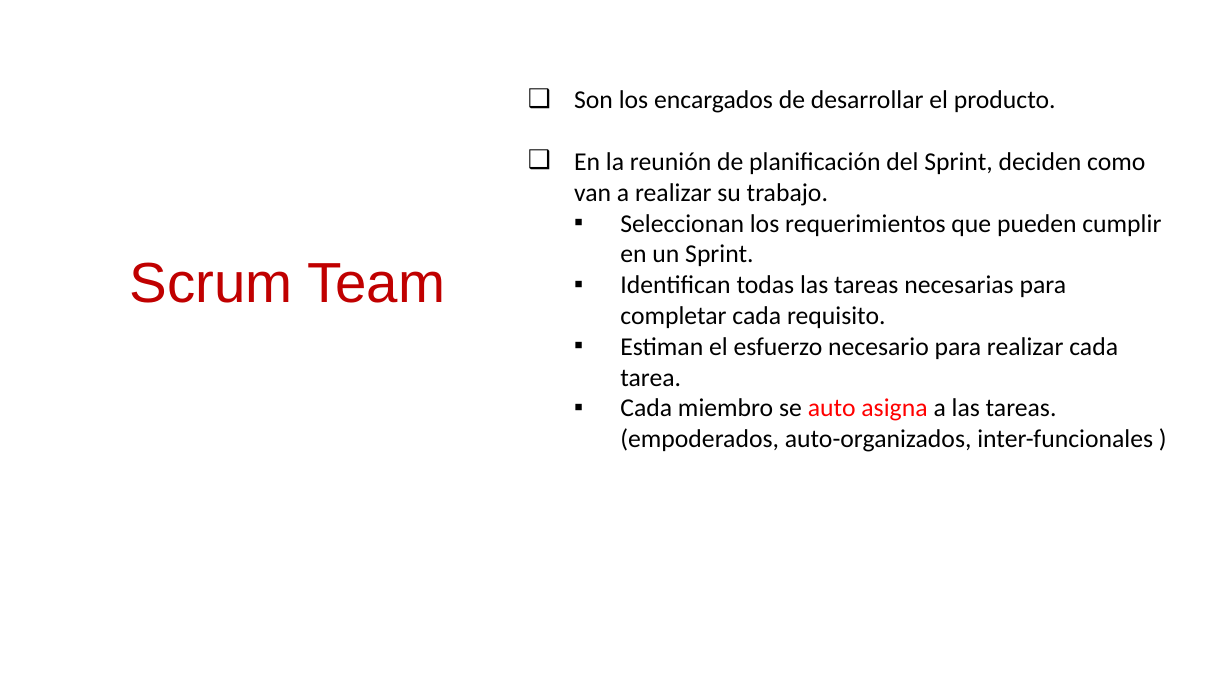
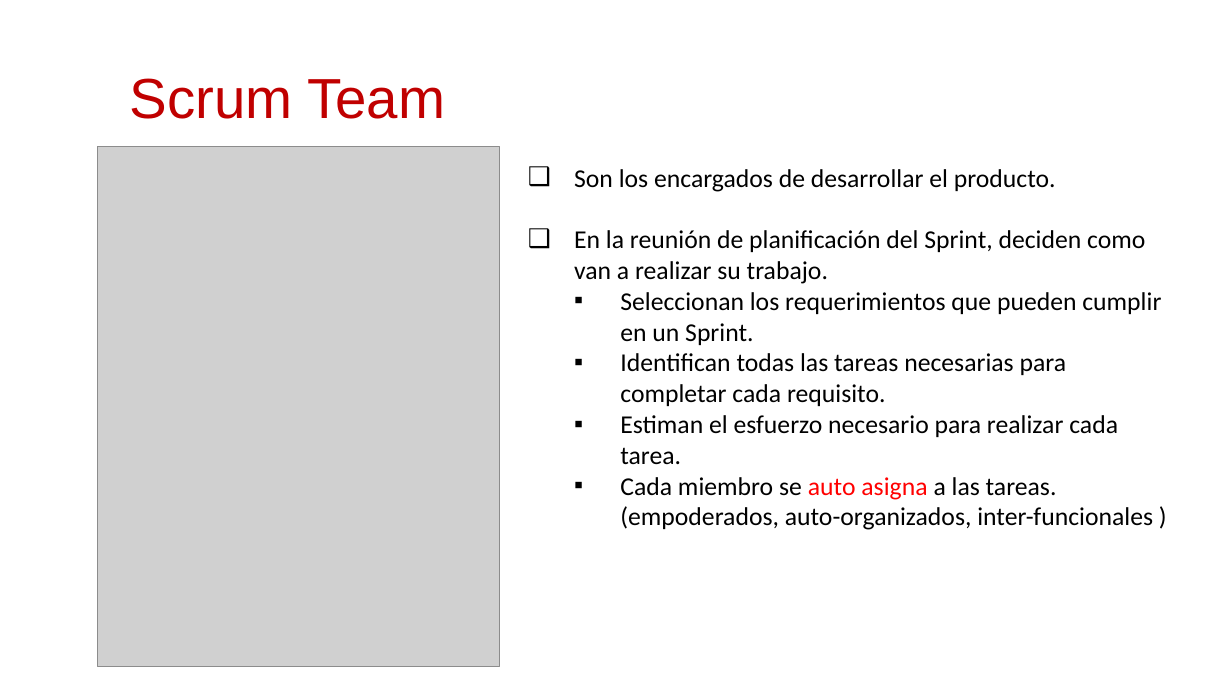
Before and after one commit to daniiel/cursos, a slide deck: slide 41 of Scrum/introduccion a scrum.pptx (slide 43 before the commit). Drawn at 1232x693 pixels with LibreOffice and Linux fonts; fonts in the diff are those of the drawing; grey boxes stand for pictures. Boxes give left, top, right and bottom in pixels: in the first picture for what was removed or moved away, otherwise in the second. Text is boxed around its words. In the diff, an @@ line names an element or a change of style, - is before the commit and + after.

```diff
--- a/Scrum/introduccion a scrum.pptx
+++ b/Scrum/introduccion a scrum.pptx
@@ text "Scrum Team": place and size @@
-text "Scrum Team" at (130, 262, 445, 303)
+text "Scrum Team" at (130, 78, 445, 119)
@@ picture added at (97, 147, 500, 666) @@
@@ text "Son los encargados de desarrollar ...": place and size @@
-text "Son los encargados de desarrollar ..." at (574, 90, 1161, 452)
+text "Son los encargados de desarrollar ..." at (574, 169, 1161, 530)
```
Also in this commit, not shown: 16 other slides changed, 2 slides removed, 4 other files.
